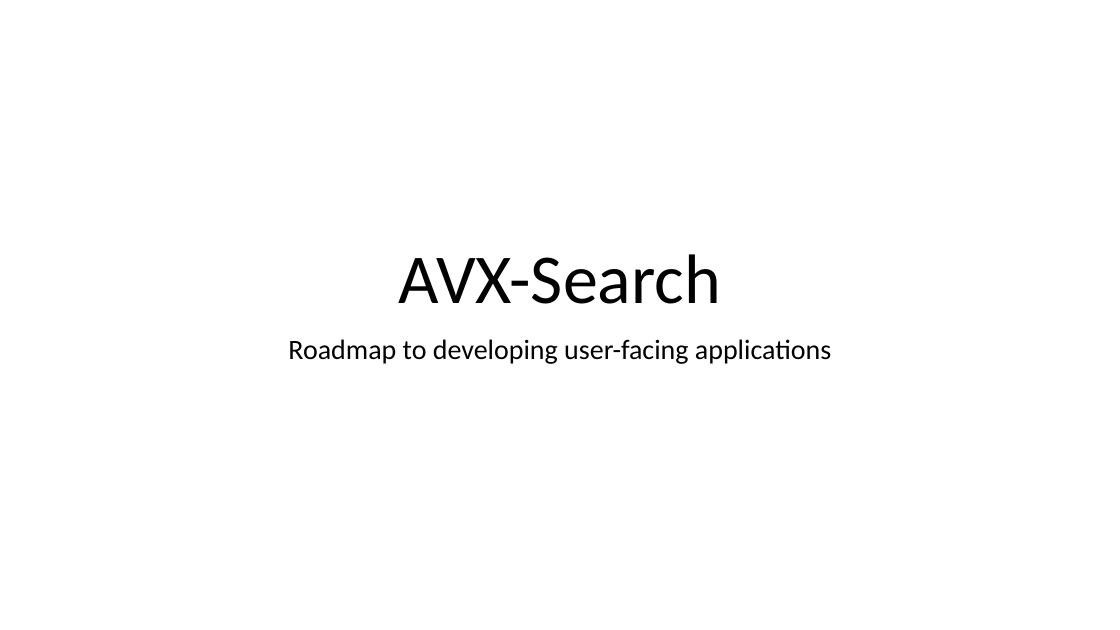
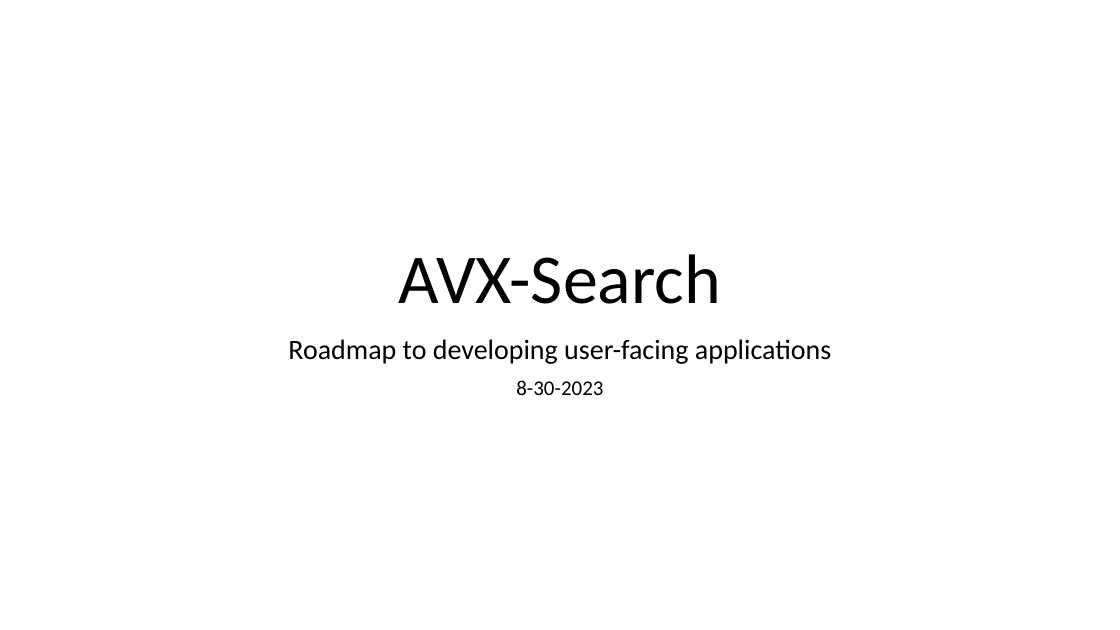
Before and after one commit to AV-Text/AVX, a slide deck: slide 1 of AVXSearch/AVX-Search.pptx. Drawn at 1120x630 pixels with LibreOffice and Linux fonts; fonts in the diff are those of the drawing. Boxes give left, top, right and bottom in pixels: in the first picture for what was removed or moved away, otherwise in the second. Text is boxed around its words. In the diff, an @@ line names an element or a change of style, - is before the commit and + after.

```diff
--- a/AVXSearch/AVX-Search.pptx
+++ b/AVXSearch/AVX-Search.pptx
@@ subtitle at bbox=[516, 380, 603, 395]: paragraph added @@
+8-30-2023
```
Also in this commit, not shown: 1 other slide changed, 4 other files.
